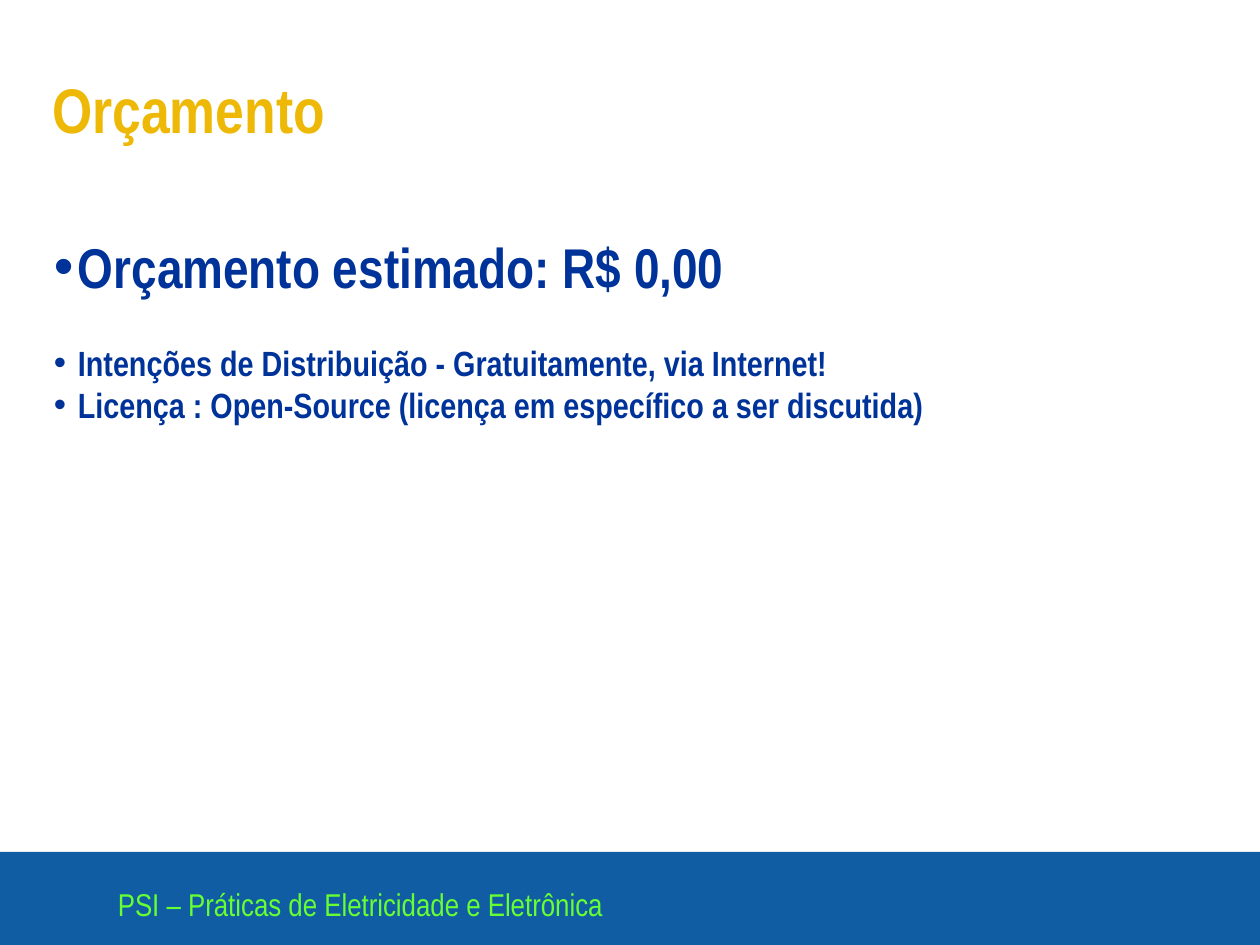
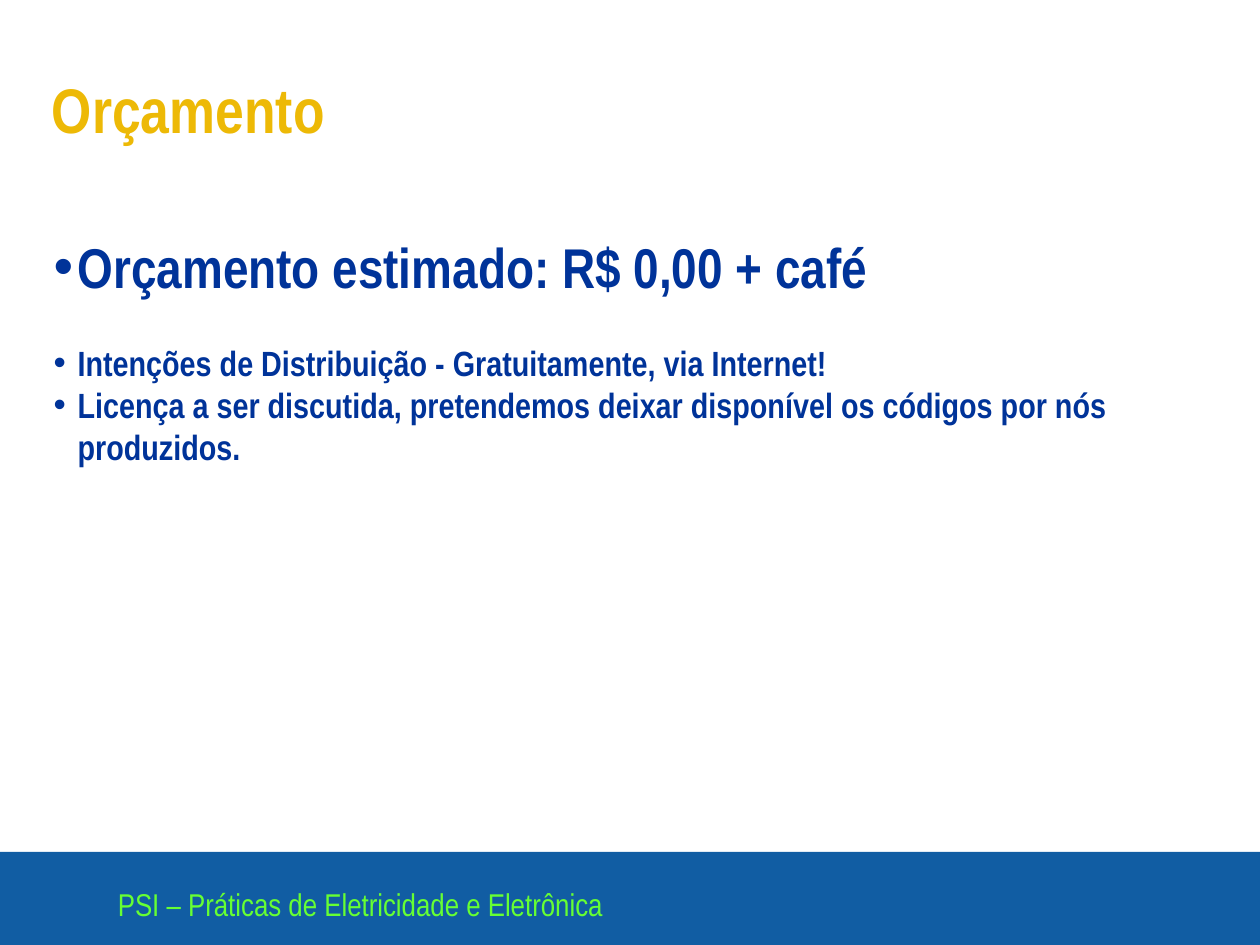
Before and after one commit to rafaelimai/Circuito-RLM, a slide deck: slide 6 of Apresentações de Slide e Documentação/Apresentação 1 - 97-2003.ppt. Drawn at 1260x945 pixels with LibreOffice and Linux fonts; fonts in the diff are those of the drawing; background and template pictures are left out. Boxes give left, top, right and bottom in pixels: in the first picture for what was removed or moved away, otherwise in the second. Text is boxed around its words. In the diff, an @@ line names an element or a change of style, - is before the commit and + after.

```diff
--- a/Apresentações de Slide e Documentação/Apresentação 1 - 97-2003.ppt
+++ b/Apresentações de Slide e Documentação/Apresentação 1 - 97-2003.ppt
@@ text at [78,246,867,298]: text changed @@
-• Orçamento estimado: R$ 0,00
+• Orçamento estimado: R$ 0,00 + café
@@ text at [78,392,1106,467]: text changed @@
-  • Licença : Open-Source (licença em específico a ser discutida)
+  • Licença a ser discutida, pretendemos deixar disponível os códigos por nós produzidos.
```
Also in this commit, not shown: 2 other slides changed.
